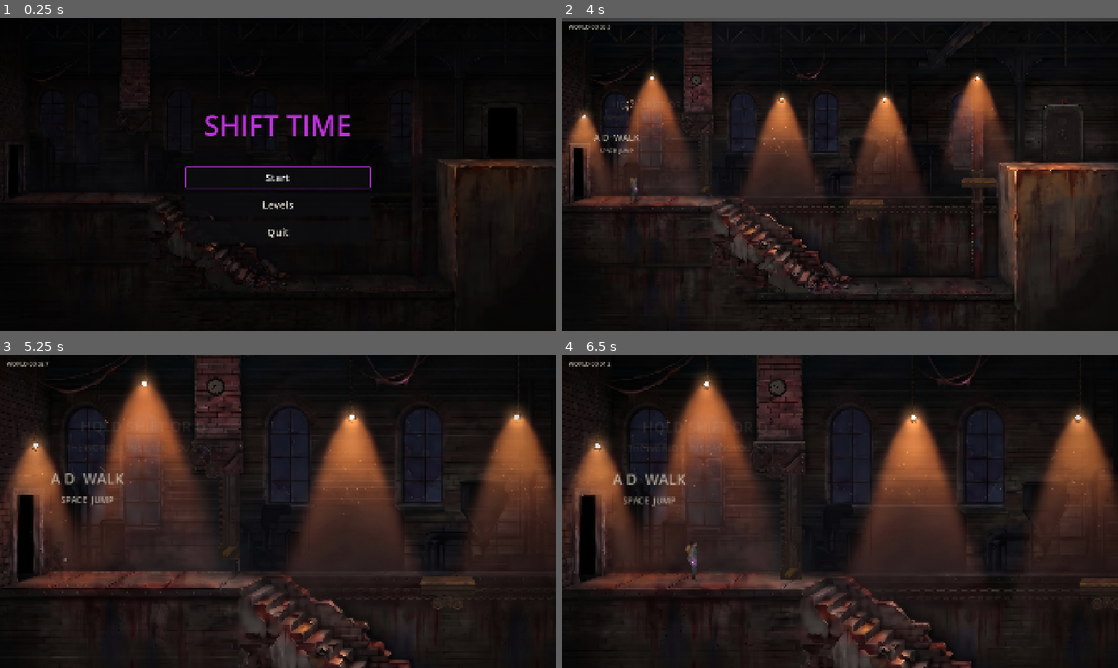
Above: before the commit, frames 1-4 (two rows, left to right).
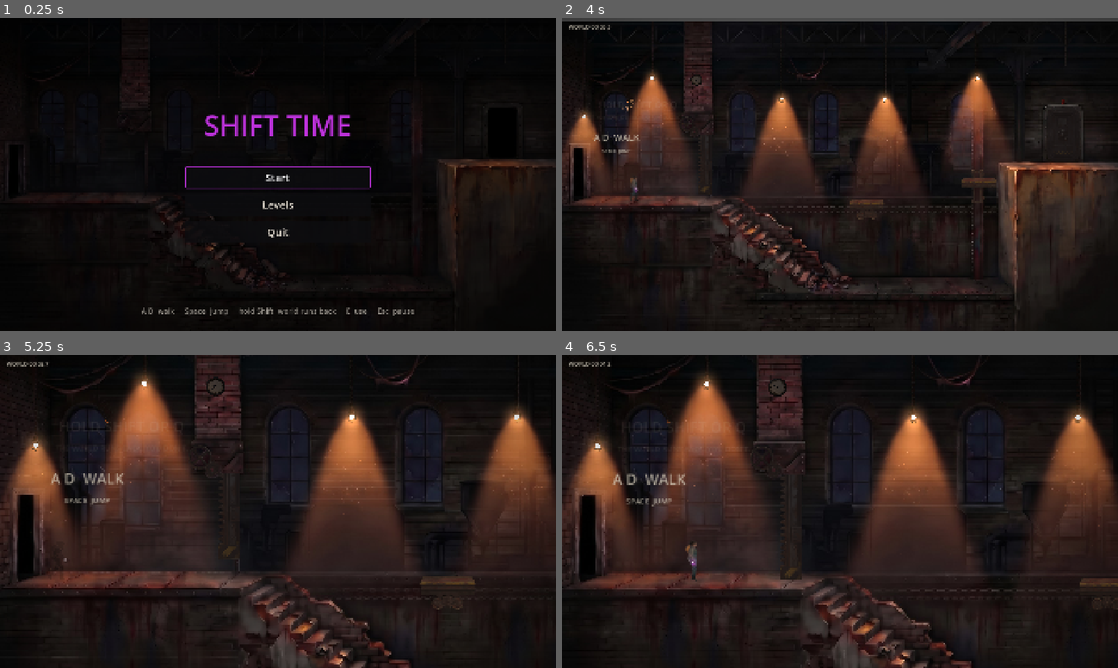
Above: after the commit, the same moments.

Repository: ArtemPridyba/shift-time
Game: Godot game, scene res://ui/main_menu.tscn
Same seed, same stepped clock (60 frames per second), same inputs: the game is played once before the commit and once after it.
Inputs (mouse positions are in pixels of both pictures, inside the frame that each line leads up to):
- Up to frame 1 (0.25 s): no input
- Up to frame 2 (4 s): click "Start" at 0.5 s; tap Enter at 1.25 s; move the mouse to (962, 158) at 1.27 s; hold D (move_right) 1.28-2 s; hold Tab (overview) 1.28-2 s; tap E (interact) at 1.35 s; click (962, 158) at 1.42 s; tap Space (jump) at 1.52 s; tap R (reset_level) at 2, 2.75 s; drag from (728, 190) to (812, 237) at 2.02 s; move the mouse to (895, 105) at 2.77 s; hold D (move_right) 2.78-3.5 s; hold F (use_item) 2.78-3.5 s; tap Shift (rewind) at 2.85 s; drag from (812, 237) to (673, 127) at 3.52 s
- Up to frame 3 (5.25 s): move the mouse to (444, 558) at 4.27 s; hold A (move_left) 4.28-5 s; hold Mouse wheel up (zoom_in) 4.28-5 s; tap Space (jump) at 4.52 s; tap Mouse wheel down (zoom_out) at 4.55 s; tap Escape (pause) at 4.9 s; click "Restart level" at 5 s
- Up to frame 4 (6.5 s): drag from (673, 464) to (756, 433) at 5.77 s

The runs differ from the first frame. In frame 1, 0.4% of the frame differs, in the area x 25-75%, y 92-96%; in frame 2, less than 0.1%; in frame 3, 0.1%; in frame 4, 0.1%.

Commit message:
Pause: controls list from the input map and a saved Master volume slider; key line on the main menu
Co-Authored-By: Claude Opus 5.5 <noreply@anthropic.com>
Claude-Session: https://claude.ai/code/session_01GYYRw9gwBibgRHD8y4XSVC

Diff:
--- a/game/autoload/level_loader.gd
+++ b/game/autoload/level_loader.gd
@@ -19,6 +19,7 @@
 const FINAL_SCENE := "res://ui/final_screen.tscn"
 const PAUSE_ACTION := "pause"
 const SAVE_PATH := "user://progress.json"
+const SETTINGS_PATH := "user://settings.json"
 
 ## Id of the running level; empty on the menus.
 var current_id := ""
@@ -26,6 +27,10 @@
 var progress := LevelProgress.new()
 ## Where the progress is saved; tests set "" to keep the disk untouched.
 var save_path := SAVE_PATH
+## The player's settings (the Master volume) and where they are saved; tests
+## set "" to keep the disk untouched.
+var settings := GameSettings.new()
+var settings_path := SETTINGS_PATH
 
 var _fade: ScreenFade
 var _pause: PauseMenu
@@ -43,7 +48,9 @@
 	_pause.restart_pressed.connect(restart_level)
 	_pause.levels_pressed.connect(func() -> void: _pass_to(LIST_SCENE))
 	_pause.menu_pressed.connect(func() -> void: _pass_to(MENU_SCENE))
+	_pause.volume_changed.connect(set_volume)
 	load_progress()
+	load_settings()
 
 
 ## The `levels.json` entry with this id, or an empty dictionary.
@@ -245,3 +252,35 @@
 	if manager != null:
 		manager.reset()
 	return true
+
+
+## The Master volume (0..1): to the bus at once, to the slider and to disk.
+func set_volume(value: float) -> void:
+	settings.set_volume(value)
+	_apply_volume()
+	save_settings()
+
+
+func load_settings() -> void:
+	var data: Variant = null
+	if not settings_path.is_empty() and FileAccess.file_exists(settings_path):
+		var file := FileAccess.open(settings_path, FileAccess.READ)
+		if file != null:
+			data = JSON.parse_string(file.get_as_text())
+	settings.from_dict(data, float(ControlsData.load_data().get("default_volume", 0.8)))
+	_apply_volume()
+
+
+func save_settings() -> void:
+	if settings_path.is_empty():
+		return
+	var file := FileAccess.open(settings_path, FileAccess.WRITE)
+	if file != null:
+		file.store_string(JSON.stringify(settings.to_dict()))
+
+
+func _apply_volume() -> void:
+	var bus := AudioServer.get_bus_index("Master")
+	AudioServer.set_bus_volume_db(bus, GameSettings.volume_db(settings.volume))
+	AudioServer.set_bus_mute(bus, settings.volume <= 0.001)
+	_pause.set_volume(settings.volume)
--- a/game/core/controls_data.gd
+++ b/game/core/controls_data.gd
@@ -5,7 +5,7 @@
 ## and its check; the names of the keys come from `KeyNames` (ui/).
 
 const PATH := "res://data/controls.json"
-const HINT_KEYS: Array[String] = ["offset_px", "height_px", "font_px", "fade_in_seconds", "fade_out_seconds"]
+const HINT_KEYS: Array[String] = ["offset_px", "above_player_px", "height_px", "font_px", "fade_in_seconds", "fade_out_seconds"]
 const STENCIL_KEYS: Array[String] = ["fade_seconds", "font_px", "line_scale"]
 const TEXT_KEYS: Array[String] = ["menu_line", "controls_title", "volume"]
 
@@ -70,6 +70,9 @@
 			if not row is Dictionary or not (row as Dictionary).get("text") is String or str((row as Dictionary)["text"]).is_empty():
 				errors.append("controls.json: every 'controls' row needs a non-empty 'text'")
 				continue
+			var most: Variant = (row as Dictionary).get("max_keys", 1)
+			if not Content._is_number(most) or int(most) < 1:
+				errors.append("controls.json: 'max_keys' of the row '%s' must be a whole number from 1" % (row as Dictionary)["text"])
 			var actions: Variant = (row as Dictionary).get("actions")
 			if not actions is Array or (actions as Array).is_empty():
 				errors.append("controls.json: the row '%s' needs a list of 'actions'" % (row as Dictionary)["text"])
--- /dev/null
+++ b/game/core/game_settings.gd
@@ -0,0 +1,27 @@
+class_name GameSettings
+extends RefCounted
+## The player's settings kept between runs (task 4.3): for now only the
+## volume of the Master bus, 0..1. Plain data: LevelLoader keeps one, saves it
+## in `user://` (works in the browser too) and gives the volume to the bus.
+
+var volume := 0.8
+
+
+func set_volume(value: float) -> void:
+	volume = clampf(value, 0.0, 1.0)
+
+
+## The bus volume in decibels for a slider value; silence below the
+## smallest step.
+static func volume_db(value: float) -> float:
+	return linear_to_db(value) if value > 0.001 else -80.0
+
+
+func to_dict() -> Dictionary:
+	return {"volume": volume}
+
+
+func from_dict(data: Variant, default_volume: float) -> void:
+	set_volume(default_volume)
+	if data is Dictionary and Content._is_number((data as Dictionary).get("volume")):
+		set_volume(float((data as Dictionary)["volume"]))
--- a/game/data/controls.json
+++ b/game/data/controls.json
@@ -1,5 +1,5 @@
 {
-	"_about": "Key hints and the controls list (task 4.3, M1).  …(291 unchanged characters)…  jet item (F): offset_px above the point, height_px of the cap, font_px of its letter, fade_in_seconds / fade_out_seconds to show and hide it, color of its edge and letter (signal yellow D65, never the time colour D60), fill of its face. menu_line: the line of keys at the bottom of the main menu. controls_title, volume: the headings of the pause. controls: the rows of the pause, each the actions whose keys it shows and its text. default_volume: the Master volume (0.. …(428 unchanged characters)…
+	"_about": "Key hints and the controls list (task 4.3, M1).  …(291 unchanged characters)…  jet item (F): offset_px above the point and at least above_player_px above the heroine's centre, so it never covers her head, height_px of the cap, font_px of its letter, fade_in_seconds / fade_out_seconds to show and hide it, color of its edge and letter (signal yellow D65, never the time colour D60), fill of its face. menu_line: the line of keys at the bottom of the main menu. controls_title, volume: the headings of the pause. controls: the rows of the pause, each the actions whose keys it shows, its text and optionally max_keys (at most that many keys of each action). default_volume: the Master volume (0.. …(428 unchanged characters)…
 	"key_names": {
 		"Escape": "Esc",
 		"Space": "Space",
@@ -10,6 +10,7 @@
 	},
 	"hint": {
 		"offset_px": 72,
+		"above_player_px": 96,
 		"height_px": 34,
 		"font_px": 22,
 		"fade_in_seconds": 0.15,
@@ -24,11 +25,11 @@
 	"controls": [
 		{ "actions": ["move_left", "move_right"], "text": "Walk" },
 		{ "actions": ["jump"], "text": "Jump" },
-		{ "actions": ["rewind"], "text": "Hold: the world runs back, you don't" },
+		{ "actions": ["rewind"], "text": "Hold: the world runs back, not you" },
 		{ "actions": ["interact"], "text": "Use, pick up, put down" },
-		{ "actions": ["use_item"], "text": "Hold: use the item in your hands" },
+		{ "actions": ["use_item"], "text": "Hold: use the item in hand" },
 		{ "actions": ["overview"], "text": "Look at the whole room" },
-		{ "actions": ["zoom_in", "zoom_out"], "text": "Zoom" },
+		{ "actions": ["zoom_in", "zoom_out"], "text": "Zoom", "max_keys": 1 },
 		{ "actions": ["reset_level"], "text": "Restart the room" },
 		{ "actions": ["pause"], "text": "Pause" }
 	],
@@ -38,7 +39,7 @@
 		"fade_seconds": 0.6,
 		"color": "#d8cfbc",
 		"font_px": 34,
-		"line_scale": 0.6
+		"line_scale": 0.5
 	},
 	"stencils": {
 		"level_01": [
@@ -49,7 +50,7 @@
 			},
 			{
 				"text": ["HOLD {rewind+}", "THE WORLD RUNS BACK. YOU DON'T."],
-				"position": [330, 300],
+				"position": [280, 300],
 				"zone": [380, 300, 220, 400]
 			}
 		]
--- a/game/tests/test_level_loader.gd
+++ b/game/tests/test_level_loader.gd
@@ -280,3 +280,18 @@
 	if _scene_path() != LIST_PATH:
 		loader.go_to_list()
 	await _frames(3)
+
+
+## The Master volume is kept between runs (task 4.3): saved, read back,
+## clamped; a missing or broken file gives the default of controls.json.
+func test_volume_setting_round_trip() -> void:
+	var settings := GameSettings.new()
+	settings.set_volume(1.7)
+	check(settings.volume == 1.0, "the volume must stay within 0..1")
+	settings.set_volume(0.35)
+	var back := GameSettings.new()
+	back.from_dict(JSON.parse_string(JSON.stringify(settings.to_dict())), 0.8)
+	check(is_equal_approx(back.volume, 0.35), "the saved volume must come back, got %.2f" % back.volume)
+	back.from_dict(null, 0.8)
+	check(is_equal_approx(back.volume, 0.8), "without a file the default volume holds")
+	check(GameSettings.volume_db(0.0) <= -60.0 and is_equal_approx(GameSettings.volume_db(1.0), 0.0), "0 is silence, 1 is full volume")
--- a/game/tests/ui_smoke_test.gd
+++ b/game/tests/ui_smoke_test.gd
@@ -35,6 +35,7 @@
 		_check_main_menu(main)
 		main.queue_free()
 		await process_frame
+	_check_pause()
 	var list: Node = (load("res://ui/level_select.tscn") as PackedScene).instantiate()
 	root.add_child(list)
 	for i in 5:
@@ -86,6 +87,44 @@
 	if start != null:
 		_check(start.has_focus(), "Start must have the focus at the start")
 	_check(main.get_node_or_null("Center/Box/Levels") is Button, "no Levels button on the main menu")
+	var keys := main.get_node_or_null("Keys") as Label
+	_check(keys != null, "no line of keys at the bottom of the main menu")
+	if keys != null:
+		_check(keys.text.contains("Shift") and keys.text.contains("Esc") and not keys.text.contains("{"), "the line of keys must name Shift and Esc, got '%s'" % keys.text)
+
+
+## The pause lists every key and its slider sets the Master volume (task 4.3).
+func _check_pause() -> void:
+	var loader := root.get_node_or_null("LevelLoader")
+	_check(loader != null, "no LevelLoader autoload")
+	if loader == null:
+		return
+	var pause := loader.call("pause_menu") as PauseMenu
+	var rows: Array = pause.control_rows()
+	var data := ControlsData.load_data()
+	_check(rows.size() == (data.get("controls", []) as Array).size(), "the pause must list one row per entry of controls.json, got %d" % rows.size())
+	var all_keys := ""
+	for row: Variant in rows:
+		all_keys += str((row as Array)[0]) + " "
+		_check(not str((row as Array)[0]).is_empty(), "the row '%s' shows no key" % (row as Array)[1])
+	for key in ["A", "D", "Space", "Shift", "Q", "E", "F", "R", "Tab", "Esc"]:
+		_check(all_keys.contains(key), "the pause must show the key %s, got '%s'" % [key, all_keys])
+	var saved_path := str(loader.get("settings_path"))
+	var settings := loader.get("settings") as GameSettings
+	var before := settings.volume
+	loader.set("settings_path", "")
+	var bus := AudioServer.get_bus_index("Master")
+	var slider := pause.volume_slider()
+	_check(slider != null and slider.focus_mode != Control.FOCUS_NONE, "the pause needs a focusable volume slider")
+	_check(is_equal_approx(slider.value, before), "the slider must show the saved volume")
+	slider.value = 0.5
+	_check(is_equal_approx(settings.volume, 0.5), "the slider must set the volume setting")
+	_check(is_equal_approx(AudioServer.get_bus_volume_db(bus), linear_to_db(0.5)), "the slider must set the Master bus, got %.2f dB" % AudioServer.get_bus_volume_db(bus))
+	slider.value = 0.0
+	_check(AudioServer.is_bus_mute(bus), "the slider at 0 must mute Master")
+	slider.value = before
+	_check(not AudioServer.is_bus_mute(bus) or before <= 0.001, "the slider back up must unmute Master")
+	loader.set("settings_path", saved_path)
 
 
 ## The list shows one focusable button per level, titled from levels.json.
--- a/game/ui/key_hints.gd
+++ b/game/ui/key_hints.gd
@@ -54,16 +54,15 @@
 	var player := _player()
 	var room_time := get_parent()
 	if player == null or room_time == null or not room_time.has_method("interaction_candidates"):
-		_show("", Vector2.ZERO, delta)
+		_show("", Vector2.ZERO, Vector2.ZERO, delta)
 		return
 	var pos := player.global_position
 	var candidates: Array = room_time.call("interaction_candidates")
 	var target := InteractionSystem.hint_target(pos, candidates)
 	if not target.is_empty() and _would_change(target.get("node") as Node, room_time):
-		_show("interact", target.get("position", pos) as Vector2, delta)
+		_show("interact", target.get("position", pos) as Vector2, pos, delta)
 	else:
-		var held := _held_action(candidates)
-		_show(held, pos, delta)
+		_show(_held_action(candidates), pos, pos, delta)
 	for stencil in _stencils:
 		stencil.update(pos, delta)
 
@@ -73,13 +72,15 @@
 	return _stencils
 
 
-func _show(action: String, at: Vector2, delta: float) -> void:
+## The cap over `at`, and never lower than above the heroine's head.
+func _show(action: String, at: Vector2, player_pos: Vector2, delta: float) -> void:
 	var on := not action.is_empty()
 	if on:
 		if action != shown_action:
 			_cap.set_label(KeyNames.primary(action, _names))
 		shown_action = action
-		_cap.global_position = at - Vector2(0, float(_hint.get("offset_px", 72)))
+		var y := minf(at.y - float(_hint.get("offset_px", 72)), player_pos.y - float(_hint.get("above_player_px", 96)))
+		_cap.global_position = Vector2(at.x, y)
 	alpha = InteractionSystem.fade(alpha, on, delta, float(_hint.get("fade_in_seconds", 0.15)), float(_hint.get("fade_out_seconds", 0.35)))
 	if alpha <= 0.0:
 		shown_action = ""
--- a/game/ui/main_menu.gd
+++ b/game/ui/main_menu.gd
@@ -1,8 +1,11 @@
 extends Control
 ## The main menu, the first screen of the game (task 4.3): the title over the
 ## dark shop, «Start» (or «Continue» once a level is passed), «Levels» and
-## «Quit» (not in the browser, where a page cannot close itself). Texts:
-## `data/menu.json`.
+## «Quit» (not in the browser, where a page cannot close itself), and the
+## line of keys at the bottom. Texts: `data/menu.json`, `data/controls.json`.
+
+const KEY_LINE_FONT := 26
+const KEY_LINE_MARGIN := 48
 
 var _box: VBoxContainer
 
@@ -22,7 +25,21 @@
 	_add("Levels", MenuStyle.button_text("levels", "Levels"), _on_levels)
 	var quit := _add("Quit", MenuStyle.button_text("quit", "Quit"), _on_quit)
 	quit.visible = not OS.has_feature("web")
+	_add_key_line()
 	MenuStyle.focus_first(_box)
+
+
+## The line of keys at the bottom (`menu_line` of `data/controls.json`): the
+## page on itch says nothing before the game starts.
+func _add_key_line() -> void:
+	var data := ControlsData.load_data()
+	var text := KeyNames.format(str(data.get("menu_line", "")), data.get("key_names", {}) as Dictionary)
+	var line := MenuStyle.make_label(text, KEY_LINE_FONT, MenuStyle.TEXT_DIM)
+	line.name = "Keys"
+	line.set_anchors_and_offsets_preset(Control.PRESET_BOTTOM_WIDE)
+	line.offset_top = -KEY_LINE_MARGIN - KEY_LINE_FONT * 1.5
+	line.offset_bottom = -KEY_LINE_MARGIN
+	add_child(line)
 
 
 func _add(button_name: String, text: String, action: Callable) -> Button:
--- a/game/ui/pause_menu.gd
+++ b/game/ui/pause_menu.gd
@@ -2,17 +2,26 @@
 extends CanvasLayer
 ## The pause over a running level (task 4.3): Esc or a lost focus stops the
 ## tree and shows Continue, Restart level, Levels, Main menu. LevelLoader owns
-## it and opens or closes it; the buttons call LevelLoader back.
+## it and opens or closes it; the buttons call LevelLoader back. Beside the
+## buttons: the Master volume slider (LevelLoader saves it) and the list of
+## all keys, read from the actions of project.godot (`data/controls.json`).
 
 signal resume_pressed
 signal restart_pressed
 signal levels_pressed
 signal menu_pressed
+signal volume_changed(value: float)
 
 const LAYER := 90
 
+const COLUMNS_GAP := 96
+const ROW_FONT := 26
+const SLIDER_SIZE := Vector2(360, 40)
+
 var _root: Control
 var _box: VBoxContainer
+var _slider: HSlider
+var _grid: GridContainer
 
 
 func _init() -> void:
@@ -28,12 +37,27 @@
 	shade.color = Color(0, 0, 0, 0.6)
 	shade.set_anchors_and_offsets_preset(Control.PRESET_FULL_RECT)
 	_root.add_child(shade)
-	_box = MenuStyle.add_column(_root)
+	var center := CenterContainer.new()
+	center.name = "Center"
+	center.set_anchors_and_offsets_preset(Control.PRESET_FULL_RECT)
+	_root.add_child(center)
+	var columns := HBoxContainer.new()
+	columns.name = "Columns"
+	columns.add_theme_constant_override("separation", COLUMNS_GAP)
+	center.add_child(columns)
+	_box = VBoxContainer.new()
+	_box.name = "Box"
+	_box.alignment = BoxContainer.ALIGNMENT_CENTER
+	_box.add_theme_constant_override("separation", MenuStyle.COLUMN_GAP)
+	columns.add_child(_box)
+	var data := ControlsData.load_data()
 	_box.add_child(MenuStyle.make_label(str(Content.menu().get("pause_title", "Paused")), MenuStyle.TITLE_FONT / 2))
 	_add("Resume", "resume", "Continue", resume_pressed)
 	_add("Restart", "restart", "Restart level", restart_pressed)
 	_add("Levels", "levels", "Levels", levels_pressed)
 	_add("MainMenu", "main_menu", "Main menu", menu_pressed)
+	_add_volume(str(data.get("volume", "Volume")))
+	columns.add_child(_make_controls(data))
 
 
 func open() -> void:
@@ -43,6 +67,25 @@
 
 func close() -> void:
 	visible = false
+
+
+## Shows the saved volume without telling LevelLoader back.
+func set_volume(value: float) -> void:
+	_slider.set_value_no_signal(value)
+
+
+## The Master volume slider, for tests.
+func volume_slider() -> HSlider:
+	return _slider
+
+
+## The rows of the controls list as [keys, text], for tests.
+func control_rows() -> Array:
+	var rows: Array = []
+	var cells := _grid.get_children()
+	for i in range(0, cells.size() - 1, 2):
+		rows.append([(cells[i] as Label).text, (cells[i + 1] as Label).text])
+	return rows
 
 
 ## The buttons in order, for tests.
@@ -58,3 +101,55 @@
 	var button := MenuStyle.make_button(button_name, MenuStyle.button_text(key, fallback))
 	button.pressed.connect(func() -> void: pressed_signal.emit())
 	_box.add_child(button)
+
+
+func _add_volume(title: String) -> void:
+	var row := HBoxContainer.new()
+	row.name = "VolumeRow"
+	row.add_theme_constant_override("separation", 24)
+	row.alignment = BoxContainer.ALIGNMENT_CENTER
+	var label := MenuStyle.make_label(title, ROW_FONT)
+	row.add_child(label)
+	_slider = HSlider.new()
+	_slider.name = "Volume"
+	_slider.min_value = 0.0
+	_slider.max_value = 1.0
+	_slider.step = 0.05
+	_slider.custom_minimum_size = SLIDER_SIZE
+	_slider.size_flags_vertical = Control.SIZE_SHRINK_CENTER
+	_slider.focus_mode = Control.FOCUS_ALL
+	_slider.value_changed.connect(func(value: float) -> void: volume_changed.emit(value))
+	row.add_child(_slider)
+	_box.add_child(row)
+
+
+## «Controls»: a key column in the hint colour and a text column, one row
+## per entry of `controls` in `data/controls.json`.
+func _make_controls(data: Dictionary) -> Control:
+	var panel := VBoxContainer.new()
+	panel.name = "ControlsPanel"
+	panel.alignment = BoxContainer.ALIGNMENT_CENTER
+	panel.add_theme_constant_override("separation", MenuStyle.COLUMN_GAP)
+	panel.add_child(MenuStyle.make_label(str(data.get("controls_title", "Controls")), MenuStyle.TEXT_FONT))
+	_grid = GridContainer.new()
+	_grid.name = "Controls"
+	_grid.columns = 2
+	_grid.add_theme_constant_override("h_separation", 32)
+	_grid.add_theme_constant_override("v_separation", 10)
+	panel.add_child(_grid)
+	var names := data.get("key_names", {}) as Dictionary
+	var hint := data.get("hint", {}) as Dictionary
+	var key_color := Color.from_string(str(hint.get("color", "#e0b02a")), Color("#e0b02a"))
+	for row: Variant in data.get("controls", []):
+		var keys := PackedStringArray()
+		var most := int((row as Dictionary).get("max_keys", 0))
+		for action: Variant in (row as Dictionary).get("actions", []):
+			var action_keys := KeyNames.keys(str(action), names)
+			keys.append_array(action_keys.slice(0, most) if most > 0 else action_keys)
+		var key_label := MenuStyle.make_label(" / ".join(keys), ROW_FONT, key_color)
+		key_label.horizontal_alignment = HORIZONTAL_ALIGNMENT_RIGHT
+		_grid.add_child(key_label)
+		var text := MenuStyle.make_label(str((row as Dictionary).get("text", "")), ROW_FONT)
+		text.horizontal_alignment = HORIZONTAL_ALIGNMENT_LEFT
+		_grid.add_child(text)
+	return panel
Not shown, added: game/core/game_settings.gd.uid
